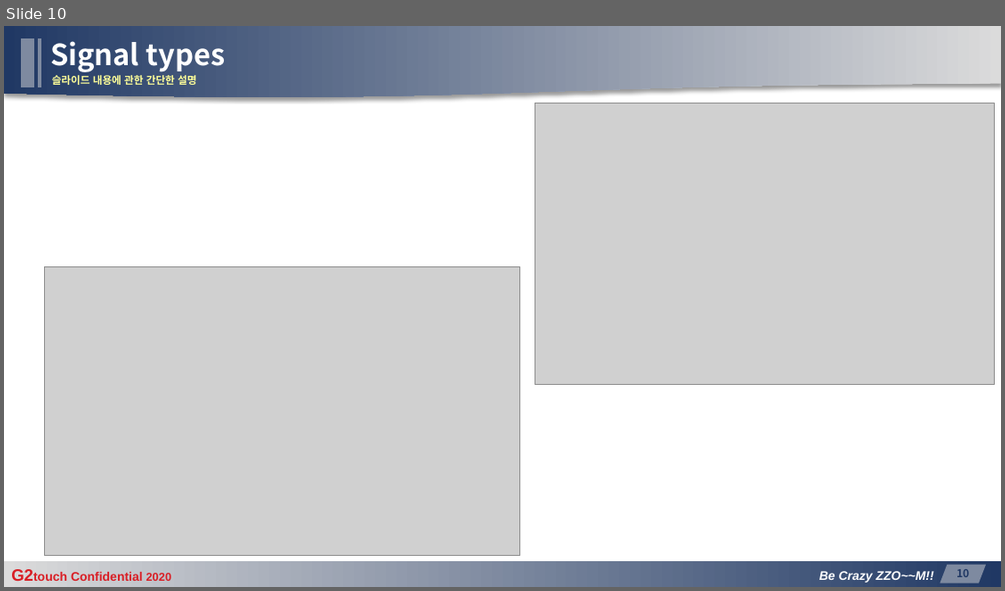
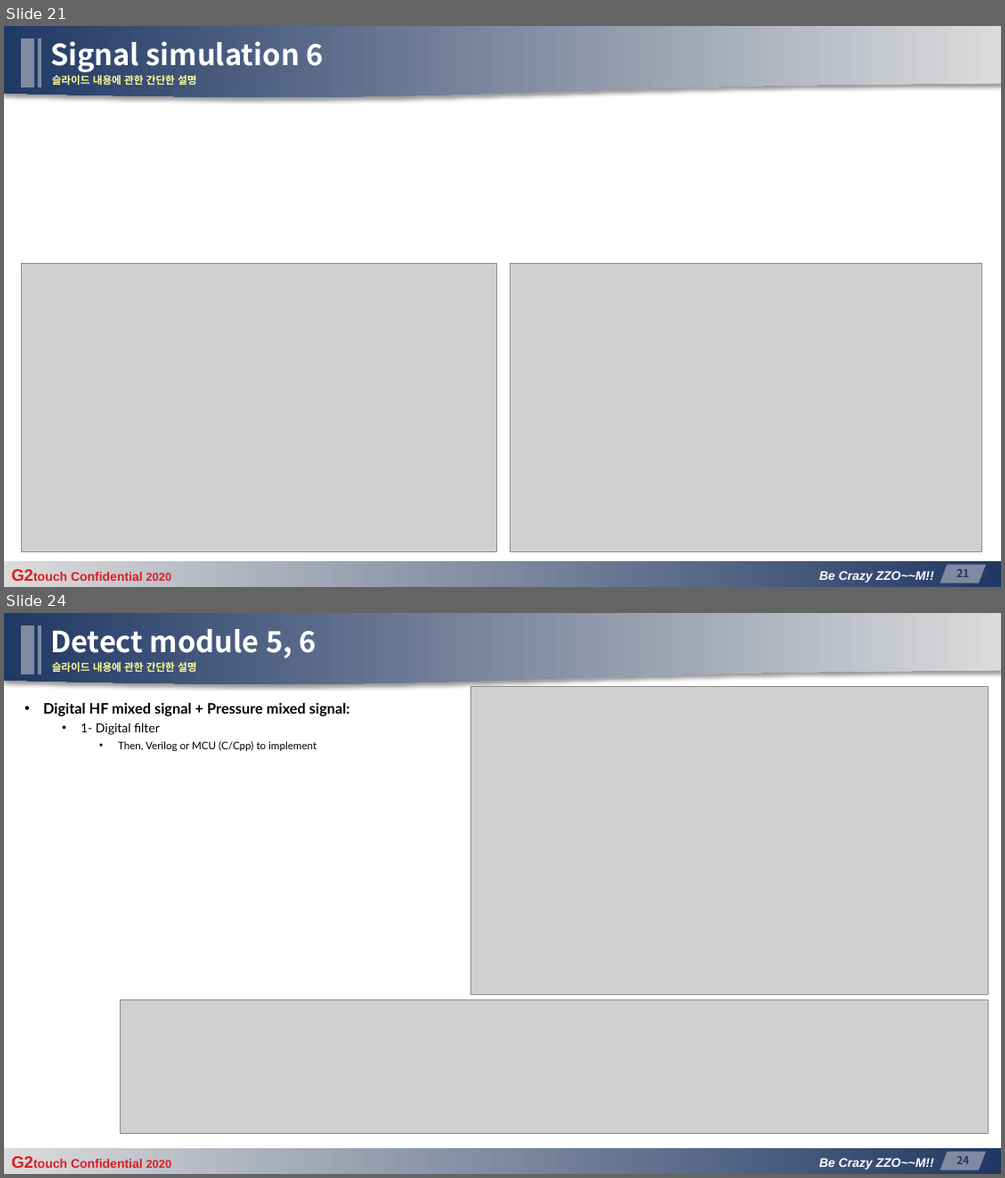
Before and after one commit to manhduc1811/MPP-signal-simulation-and-detection, a slide deck: G2touch_D2center_mducng_MPPv20_AFE-IC_DetectingPart_v03.pptx. Shown one above the other, each under a label of ours: slide 10 before the commit, slides 21 and 24 after it; the slides between them are not shown. The pictures are 1005x591 and 1005x1178 pixels, drawn with LibreOffice and Linux fonts; fonts in the diff are those of the drawing; grey boxes stand for pictures; background and template pictures are left out. Boxes give left, top, right and bottom in pixels: in the first picture for what was removed or moved away, otherwise in the second. Text is boxed around its words. In the diff, an @@ line names an element or a change of style, - is before the commit and + after.

```diff
--- a/G2touch_D2center_mducng_MPPv20_AFE-IC_DetectingPart_v03.pptx
+++ b/G2touch_D2center_mducng_MPPv20_AFE-IC_DetectingPart_v03.pptx
@@ slide 24 added at bbox=[4, 613, 1001, 1174], background #FFFFFF; not listed: 7 template elements that a slide beside it also shows @@
@@ title added at bbox=[50, 629, 316, 658], 28 pt, text #FFFFFF, bold @@
+Detect module 5, 6
@@ text added at bbox=[52, 662, 196, 672], 10 pt, text #FFFF99, bold @@
+슬라이드 내용에 관한 간단한 설명
@@ picture added at bbox=[471, 686, 988, 995] @@
@@ text added at bbox=[43, 703, 350, 751], 14 pt, text #000000 @@
+• Digital HF mixed signal + Pressure mixed signal:
+  • 1- Digital filter
+    • Then, Verilog or MCU (C/Cpp) to implement
@@ picture added at bbox=[120, 999, 988, 1133] @@
@@ what was slide 10 is now slide 21 @@
@@ slide 21 changed as well @@
@@ title at bbox=[50, 41, 323, 72]: text changed @@
-Signal types
+Signal simulation 6
@@ picture: place and size @@
-picture at bbox=[44, 267, 520, 556]
+picture at bbox=[21, 263, 497, 552]
@@ picture: place and size @@
-picture at bbox=[535, 103, 994, 384]
+picture at bbox=[510, 263, 982, 552]
@@ page number at bbox=[956, 569, 969, 577]: text changed @@
-10
+21
```
Also in this commit, not shown: 14 other slides changed, 7 other slides added.
